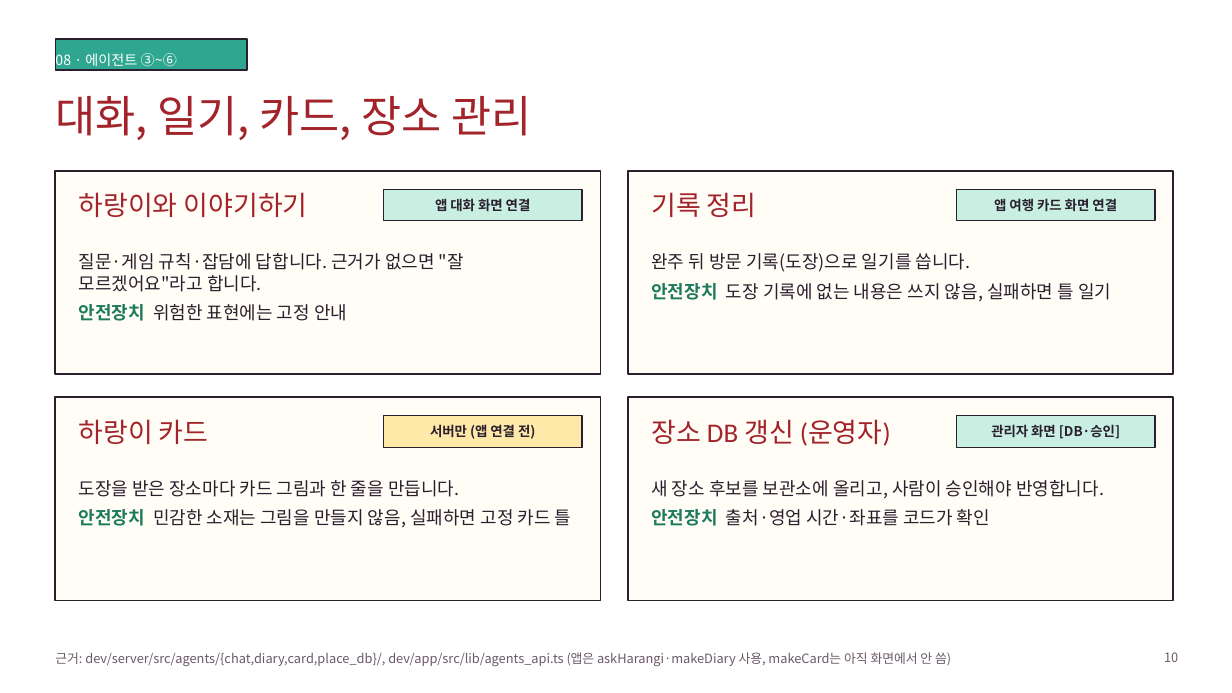
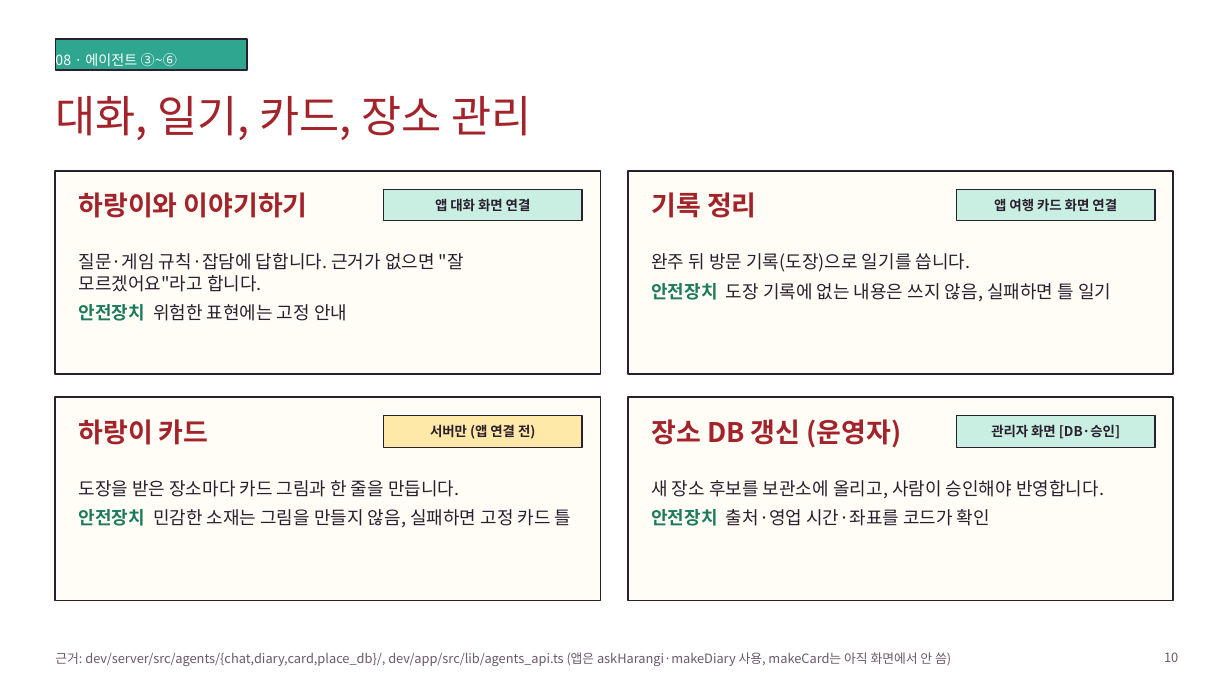
Before and after one commit to k-1026/TREAGENT, a slide deck: slide 10 of presentation/20261127/20261127_agent_pitch_v4.pptx. Drawn at 1232x693 pixels with LibreOffice and Linux fonts; fonts in the diff are those of the drawing; background and template pictures are left out. Boxes give left, top, right and bottom in pixels: in the first picture for what was removed or moved away, otherwise in the second. Text is boxed around its words. In the diff, an @@ line names an element or a change of style, - is before the commit and + after.

```diff
--- a/presentation/20261127/20261127_agent_pitch_v4.pptx
+++ b/presentation/20261127/20261127_agent_pitch_v4.pptx
@@ font Calibri to Noto Sans CJK KR, bold on in 4 elements at [79,192,308,218], [651,192,757,218], [79,419,209,445], [651,419,901,448] @@
```
Also in this commit, not shown: 1 other file.
